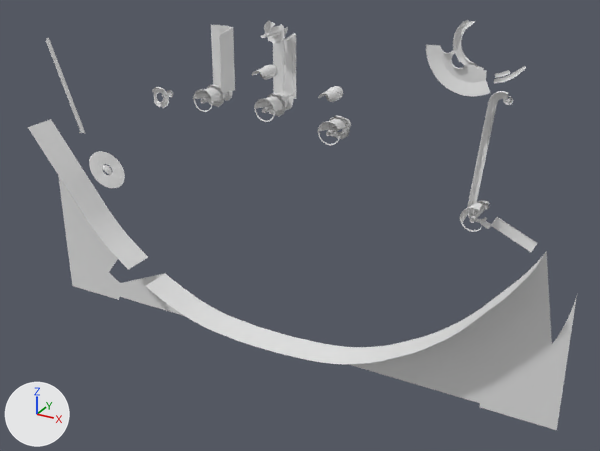
Two versions of the OBJ model RoyalFlush_1957/gameitems/Primitive.LM_GI_l3_Parts.obj, one commit apart.
Rendered twice from a 50 mm lens placed at (597.0, -956.0, -235.0), pointed at (52.0, 35.0, -730.0). Arrows for +X, +Y and +Z are at lower left; the lights stay in place. Where no turn or scale is listed for an object, it has been applied to the vertices. Vertices at the same position are counted once.

Objects in the first picture: 'LM_GI_l3_Parts'.
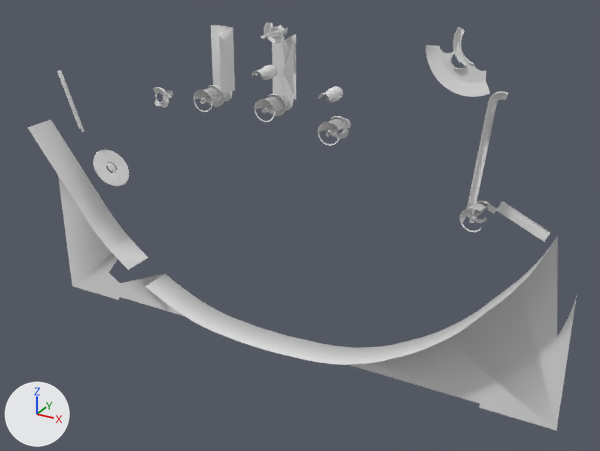
Boxes [x1, y1, x2, y2] around the edits, measured in the pictures (600 x 451 px; the box of a moved part takes in the faces that stretch with it):
'LM_GI_l3_Parts', reshaped: before [28, 20, 577, 430]; after [28, 22, 577, 431]
part 1 of me_lm_gi_l3_parts, rebuilt: before [89, 151, 125, 188]; after [93, 150, 129, 186]
part 2 of me_lm_gi_l3_parts, deleted: before [503, 96, 513, 105]
part 3 of me_lm_gi_l3_parts, deleted: before [480, 217, 538, 252]
part 4 of me_lm_gi_l3_parts, deleted: before [494, 66, 526, 83]
part 5 of me_lm_gi_l3_parts, deleted: before [495, 70, 510, 78]
part 6 of me_lm_gi_l3_parts, moved or reshaped: before [152, 21, 351, 139]; after [153, 22, 351, 139]
part 7 of me_lm_gi_l3_parts, moved or reshaped: before [426, 20, 557, 427]; after [426, 27, 558, 430]
part 8 of me_lm_gi_l3_parts, built on: before [46, 38, 85, 134]; after [57, 70, 84, 132]

Diff of the bpy script that builds the scene:
```diff
--- a/RoyalFlush_1957/gameitems/Primitive.LM_GI_l3_Parts.obj.py
+++ b/RoyalFlush_1957/gameitems/Primitive.LM_GI_l3_Parts.obj.py
@@ me_lm_gi_l3_parts @@
 # used by ob_lm_gi_l3_parts; location = (0.0, 0.0, 0.0)
-me_lm_gi_l3_parts.from_pydata(...)  # 3371 vertices, 4768 faces; spans x -445.0..452.0, y -24.0..79.0, z -965.0..-412.0
+me_lm_gi_l3_parts.from_pydata(...)  # 4039 vertices, 5978 faces; spans x -445.0..452.0, y -24.0..84.0, z -965.0..-420.0
+# me_lm_gi_l3_parts part 1: the loose piece of 92 vertices spanning x -345.0..-291.0, y -2.0..67.0, z -733.0..-678.0 is rebuilt with 95 vertices and now spans x -353.0..-295.0, y 14.0..84.0, z -735.0..-681.0
+# me_lm_gi_l3_parts part 2: the loose piece of 47 vertices spanning x 330.0..342.0, y 53.0..58.0, z -514.0..-502.0 is deleted
+# me_lm_gi_l3_parts part 3: the loose piece of 40 vertices spanning x 318.0..394.0, y 41.0..55.0, z -706.0..-665.0 is deleted
+# me_lm_gi_l3_parts part 4: the loose piece of 17 vertices spanning x 311.0..350.0, y 73.0..74.0, z -494.0..-468.0 is deleted
+# me_lm_gi_l3_parts part 5: the loose piece of 12 vertices spanning x 310.0..330.0, y 76.0..79.0, z -487.0..-475.0 is deleted
+# me_lm_gi_l3_parts part 6: 173 vertices moved from x -198.0..124.0, y -24.0..58.0, z -576.0..-434.0 to x -198.0..124.0, y -24.0..57.0, z -576.0..-436.0; 982 vertices removed from x -204.0..132.0, y -24.0..58.0, z -585.0..-436.0; 1599 vertices added at x -201.0..129.0, y -24.0..57.0, z -585.0..-438.0
+# me_lm_gi_l3_parts part 7: 23 vertices moved from x 262.0..327.0, y -3.0..53.0, z -657.0..-442.0 to x 262.0..330.0, y -3.0..53.0, z -658.0..-443.0; 174 vertices removed from x 246.0..433.0, y -3.0..58.0, z -823.0..-412.0; 267 vertices added at x 246.0..433.0, y -3.0..66.0, z -824.0..-420.0
+# me_lm_gi_l3_parts part 8: 2 vertices moved from x -405.0..-350.0, y 25.0..28.0, z -643.0..-500.0 to x -351.0..-350.0, y 28.0, z -644.0..-641.0; 26 vertices removed from x -414.0..-349.0, y 25.0..33.0, z -649.0..-496.0; 97 vertices added at x -397.0..-351.0, y 25.0..33.0, z -645.0..-546.0
```
